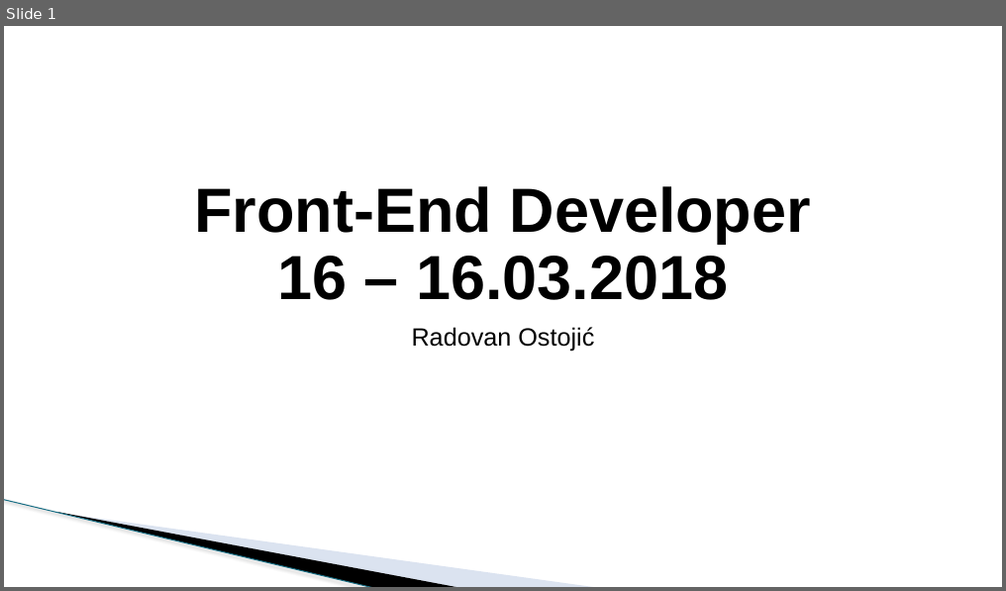
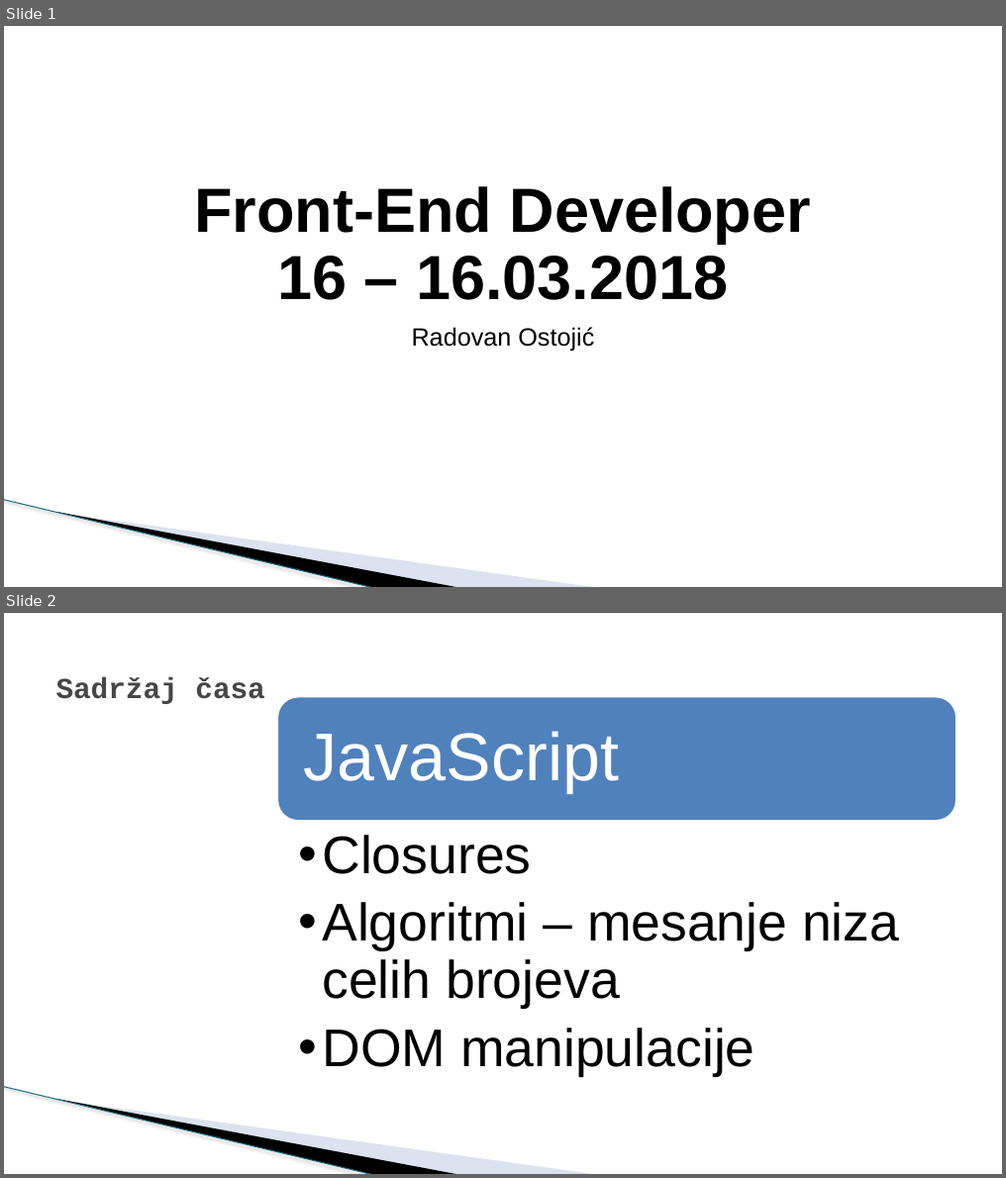
Before and after one commit to todalexcode/kurs-front-end, a slide deck: sesija-16/PPT/Front-End Developer-16.pptx. Shown one above the other, each under a label of ours: slide 1 before the commit, slides 1 and 2 after it. The pictures are 1006x591 and 1006x1178 pixels, drawn with LibreOffice and Linux fonts; fonts in the diff are those of the drawing; background and template pictures are left out. Boxes give left, top, right and bottom in pixels: in the first picture for what was removed or moved away, otherwise in the second. Text is boxed around its words. In the diff, an @@ line names an element or a change of style, - is before the commit and + after.

```diff
--- a/sesija-16/PPT/Front-End Developer-16.pptx
+++ b/sesija-16/PPT/Front-End Developer-16.pptx
@@ slide 2 added at <box>4,613,1002,1174</box>, background #FFFFFF; not listed: 3 template elements that a slide beside it also shows @@
@@ text added at <box>56,677,264,704</box>, 28 pt, text #464646, bold @@
+Sadržaj časa
@@ rounded rectangle added at <box>277,697,957,821</box>, fill #4F81BD, outline #FFFFFF 2 pt @@
@@ text added at <box>304,731,620,793</box>, 65 pt, text #FFFFFF @@
+JavaScript
@@ text added at <box>322,835,899,1076</box>, 51 pt, text #000000 @@
+  •• Closures
+  •• Algoritmi – mesanje niza celih brojeva
+  •• DOM manipulacije
```
Also in this commit, not shown: 1 slide changed, 2 other slides added, 2 slides removed, 20 other files.
